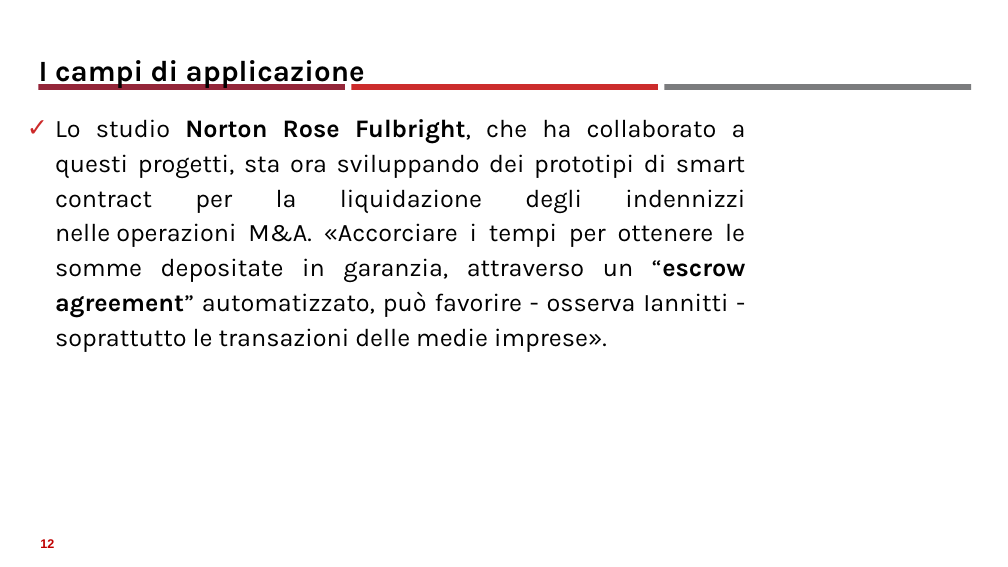
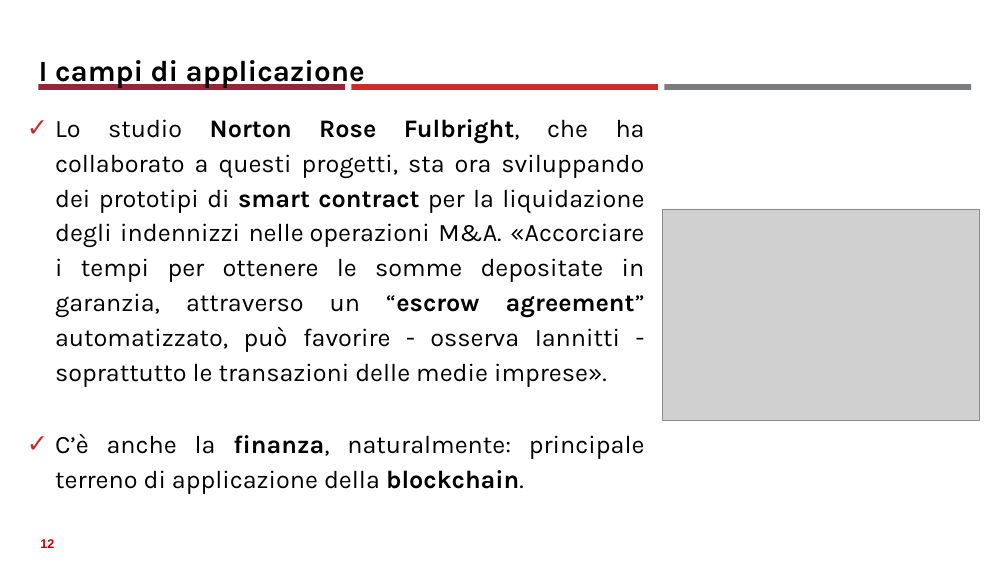
Before and after one commit to neural1977/data_science_interview_material, a slide deck: slide 12 of Assicurazioni/Smart Contract_ita.pptx. Drawn at 1008x567 pixels with LibreOffice and Linux fonts; fonts in the diff are those of the drawing; grey boxes stand for pictures. Boxes give left, top, right and bottom in pixels: in the first picture for what was removed or moved away, otherwise in the second. Text is boxed around its words. In the diff, an @@ line names an element or a change of style, - is before the commit and + after.

```diff
--- a/Assicurazioni/Smart Contract_ita.pptx
+++ b/Assicurazioni/Smart Contract_ita.pptx
@@ text at [55, 119, 645, 387]: bold on in "smart contract" @@
@@ picture added at [662, 209, 980, 420] @@
@@ text at [55, 434, 645, 494]: paragraph added @@
+✓ C’è anche la finanza, naturalmente: principale terreno di applicazione della blockchain.
```
Also in this commit, not shown: 11 other slides changed, 6 slides added, 2 other files.
